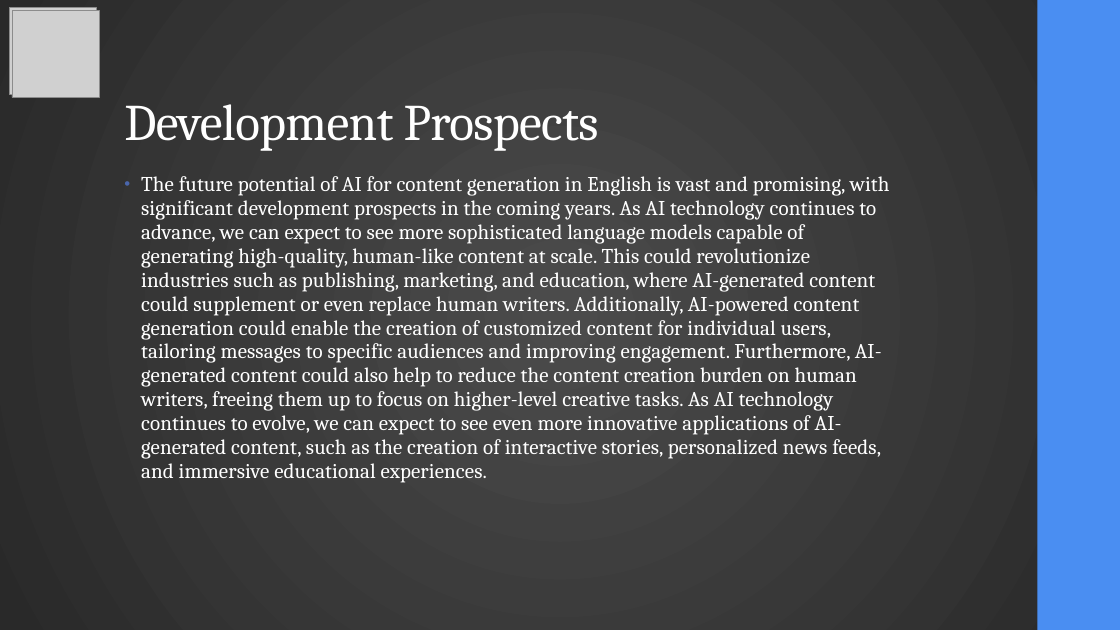
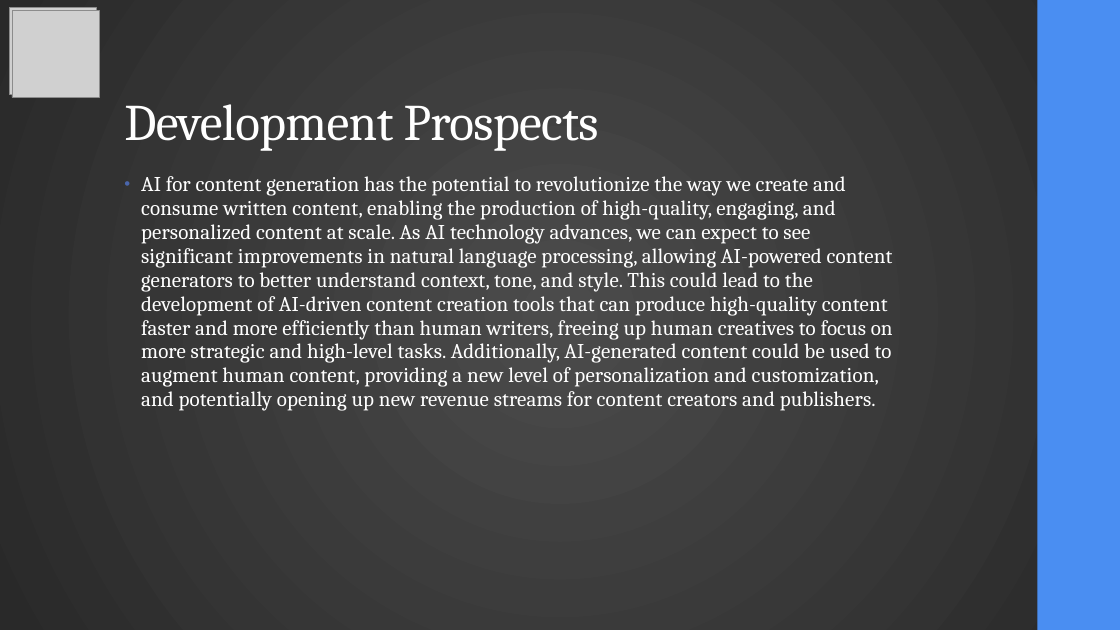
Before and after one commit to RomanMykolaichuk/DEEP_04_2025, a slide deck: slide 5 of final_presentation_eng.pptx. Drawn at 1120x630 pixels with LibreOffice and Linux fonts; fonts in the diff are those of the drawing; grey boxes stand for pictures. Boxes give left, top, right and bottom in pixels: in the first picture for what was removed or moved away, otherwise in the second. Text is boxed around its words. In the diff, an @@ line names an element or a change of style, - is before the commit and + after.

```diff
--- a/final_presentation_eng.pptx
+++ b/final_presentation_eng.pptx
@@ text at [141, 176, 893, 411]: text changed @@
-• The future potential of AI for content generation in English is vast and promising, with significant development prospects in the coming years. As AI technology continues to advance, we can expect to see more sophisticated language models capable of generating high-quality, human-like content at scale. This could revolutionize industries such as publishing, marketing, and education, where AI-generated content could supplement or even replace human writers. Additionally, AI-powered content generation could enable the creation of customized content for individual users, tailoring messages to specific audiences and improving engagement. Furthermore, AI-generated content could also help to reduce the content creation burden on human writers, freeing them up to focus on higher-level creative tasks. As AI technology continues to evolve, we can expect to see even more innovative applications of AI-generated content, such as the creation of interactive stories, personalized news feeds, and immersive educational experiences.
+• AI for content generation has the potential to revolutionize the way we create and consume written content, enabling the production of high-quality, engaging, and personalized content at scale. As AI technology advances, we can expect to see significant improvements in natural language processing, allowing AI-powered content generators to better understand context, tone, and style. This could lead to the development of AI-driven content creation tools that can produce high-quality content faster and more efficiently than human writers, freeing up human creatives to focus on more strategic and high-level tasks. Additionally, AI-generated content could be used to augment human content, providing a new level of personalization and customization, and potentially opening up new revenue streams for content creators and publishers.
```
Also in this commit, not shown: 13 other slides changed, 2 other files.
